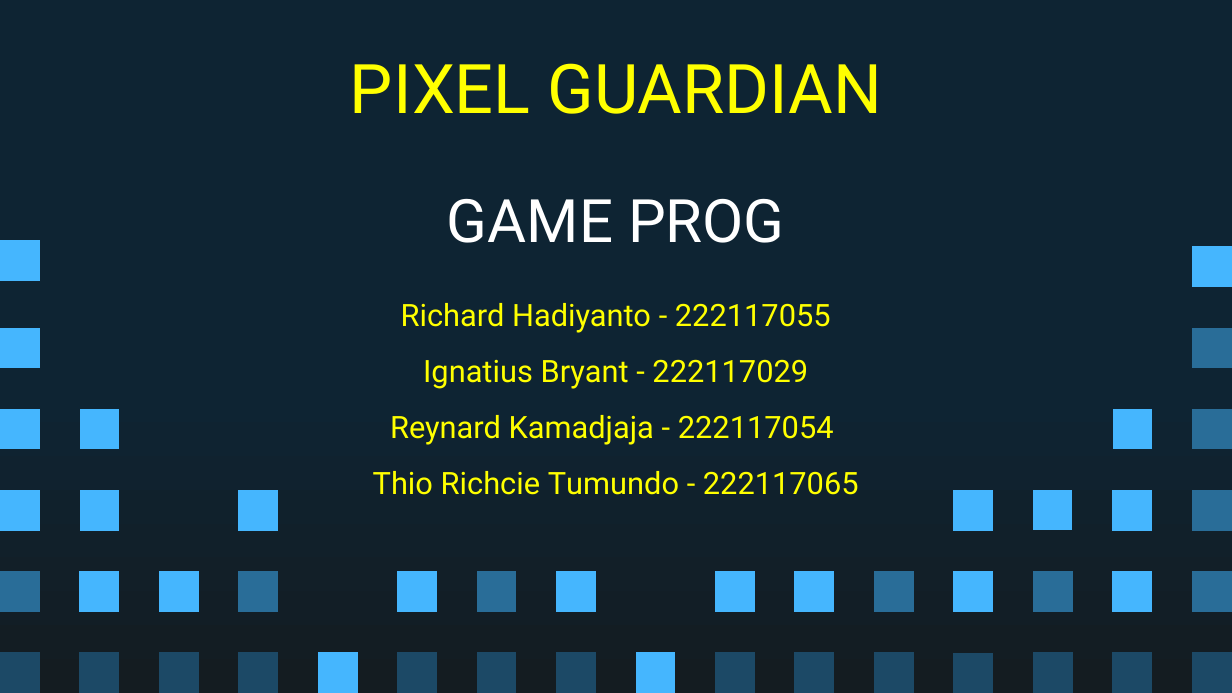
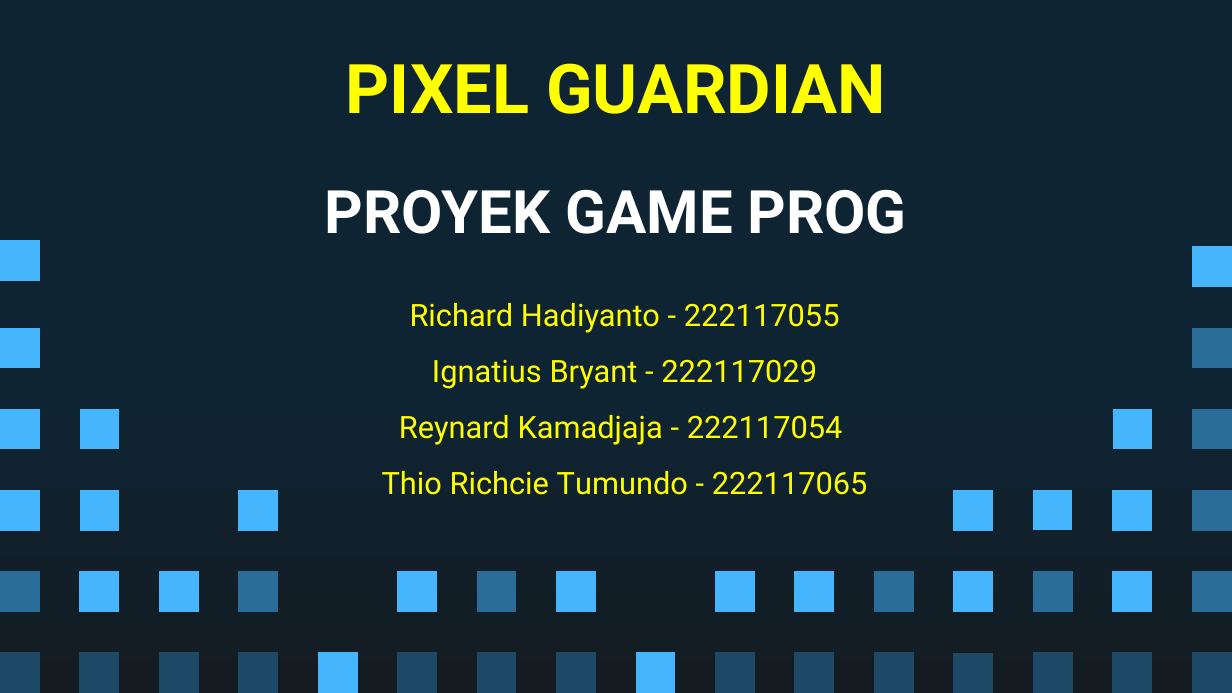
Before and after one commit to Ricardhad/gameProgProject, a slide deck: slide 1 of Super Pixel Vintage Gaming by Slidesgo.pptx. Drawn at 1232x693 pixels with LibreOffice and Linux fonts; fonts in the diff are those of the drawing. Boxes give left, top, right and bottom in pixels: in the first picture for what was removed or moved away, otherwise in the second. Text is boxed around its words. In the diff, an @@ line names an element or a change of style, - is before the commit and + after.

```diff
--- a/Super Pixel Vintage Gaming by Slidesgo.pptx
+++ b/Super Pixel Vintage Gaming by Slidesgo.pptx
@@ title "PIXEL GUARDIAN" at (x1=346, y1=63, x2=886, y2=114): bold on @@
@@ title at (x1=325, y1=189, x2=907, y2=234): text changed; bold on @@
-GAME PROG
+PROYEK GAME PROG
@@ subtitle "Richard Hadiyanto - 222117055" moved from (x1=373, y1=303, x2=859, y2=495) to (x1=382, y1=303, x2=868, y2=495) @@
```
Also in this commit, not shown: 7 other slides changed, 5 slides added, 5 slides removed.
